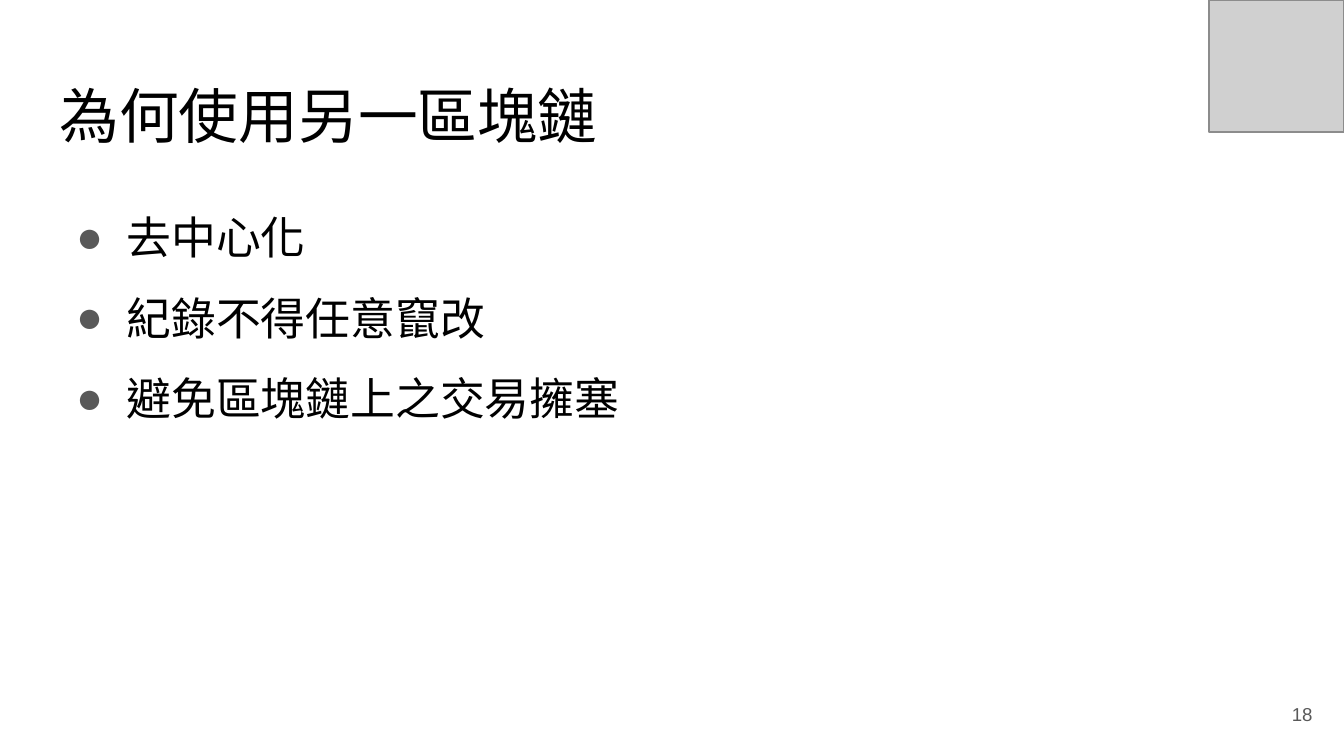
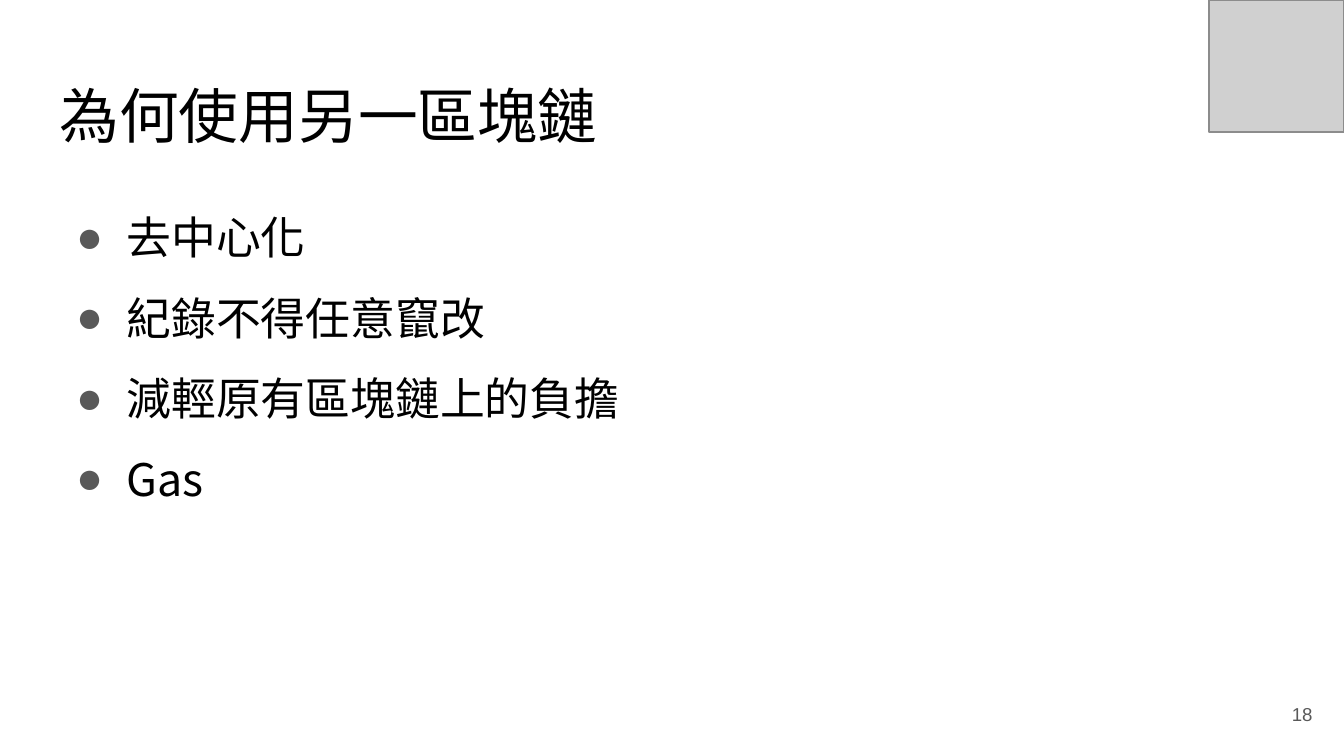
Before and after one commit to RyuChu/A-Decentralized-Digital-Currency-Tracing-Service, a slide deck: slide 18 of Documents/論文簡報_V3.pptx. Drawn at 1344x756 pixels with LibreOffice and Linux fonts; fonts in the diff are those of the drawing; grey boxes stand for pictures. Boxes give left, top, right and bottom in pixels: in the first picture for what was removed or moved away, otherwise in the second. Text is boxed around its words. In the diff, an @@ line names an element or a change of style, - is before the commit and + after.

```diff
--- a/Documents/論文簡報_V3.pptx
+++ b/Documents/論文簡報_V3.pptx
@@ text at <box>126,377,619,497</box>: text changed @@
-● 避免區塊鏈上之交易擁塞
+● 減輕原有區塊鏈上的負擔
+● Gas
```
Also in this commit, not shown: 18 other slides changed.
